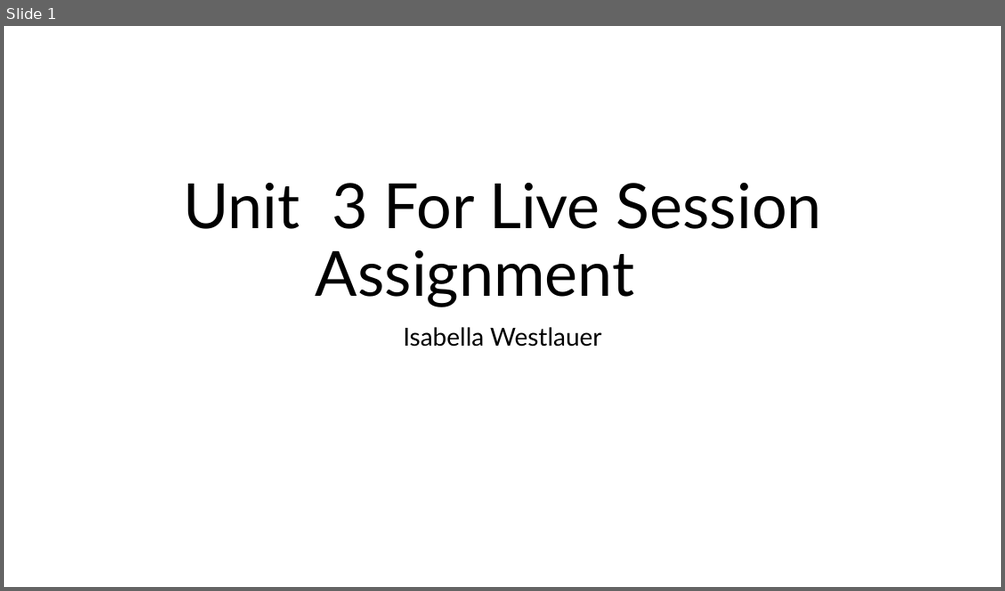
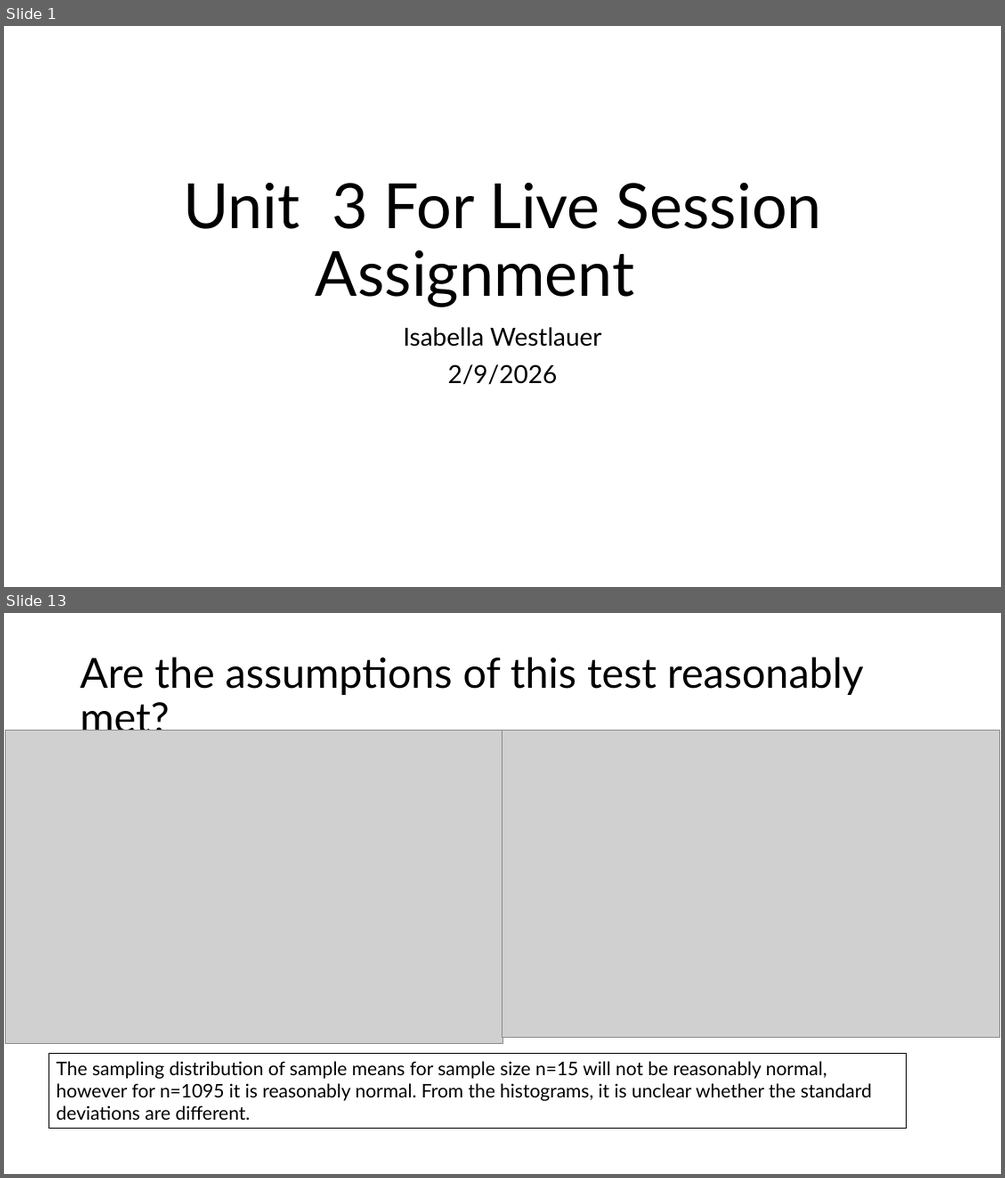
Before and after one commit to Iwestlauer/doing_data_science, a slide deck: Unit 3 Data Transformation and EDA/Isabella_Westlauer_FLS_Unit3.pptx. Shown one above the other, each under a label of ours: slide 1 before the commit, slides 1 and 13 after it; the slides between them are not shown. The pictures are 1005x591 and 1005x1178 pixels, drawn with LibreOffice and Linux fonts; fonts in the diff are those of the drawing; grey boxes stand for pictures. Boxes give left, top, right and bottom in pixels: in the first picture for what was removed or moved away, otherwise in the second. Text is boxed around its words. In the diff, an @@ line names an element or a change of style, - is before the commit and + after.

```diff
--- a/Unit 3 Data Transformation and EDA/Isabella_Westlauer_FLS_Unit3.pptx
+++ b/Unit 3 Data Transformation and EDA/Isabella_Westlauer_FLS_Unit3.pptx
@@ slide 13 added at (x1=4, y1=613, x2=1001, y2=1174), background #FFFFFF @@
@@ title added at (x1=80, y1=657, x2=864, y2=741), 40 pt, text #000000 @@
+Are the assumptions of this test reasonably met?
@@ picture added at (x1=6, y1=730, x2=502, y2=1043) @@
@@ picture added at (x1=502, y1=730, x2=1000, y2=1037) @@
@@ rectangle added at (x1=48, y1=1053, x2=906, y2=1128), outline #000000 0.75 pt, 18 pt, text #000000 @@
+The sampling distribution of sample means for sample size n=15 will not be reasonably normal, however for n=1095 it is reasonably normal. From the histograms, it is unclear whether the standard deviations are different.
@@ slide 1 changed as well @@
@@ subtitle at (x1=448, y1=364, x2=558, y2=385): paragraph added @@
+2/9/2026
```
Also in this commit, not shown: 16 other slides added, 1 slide removed, 11 other files.
